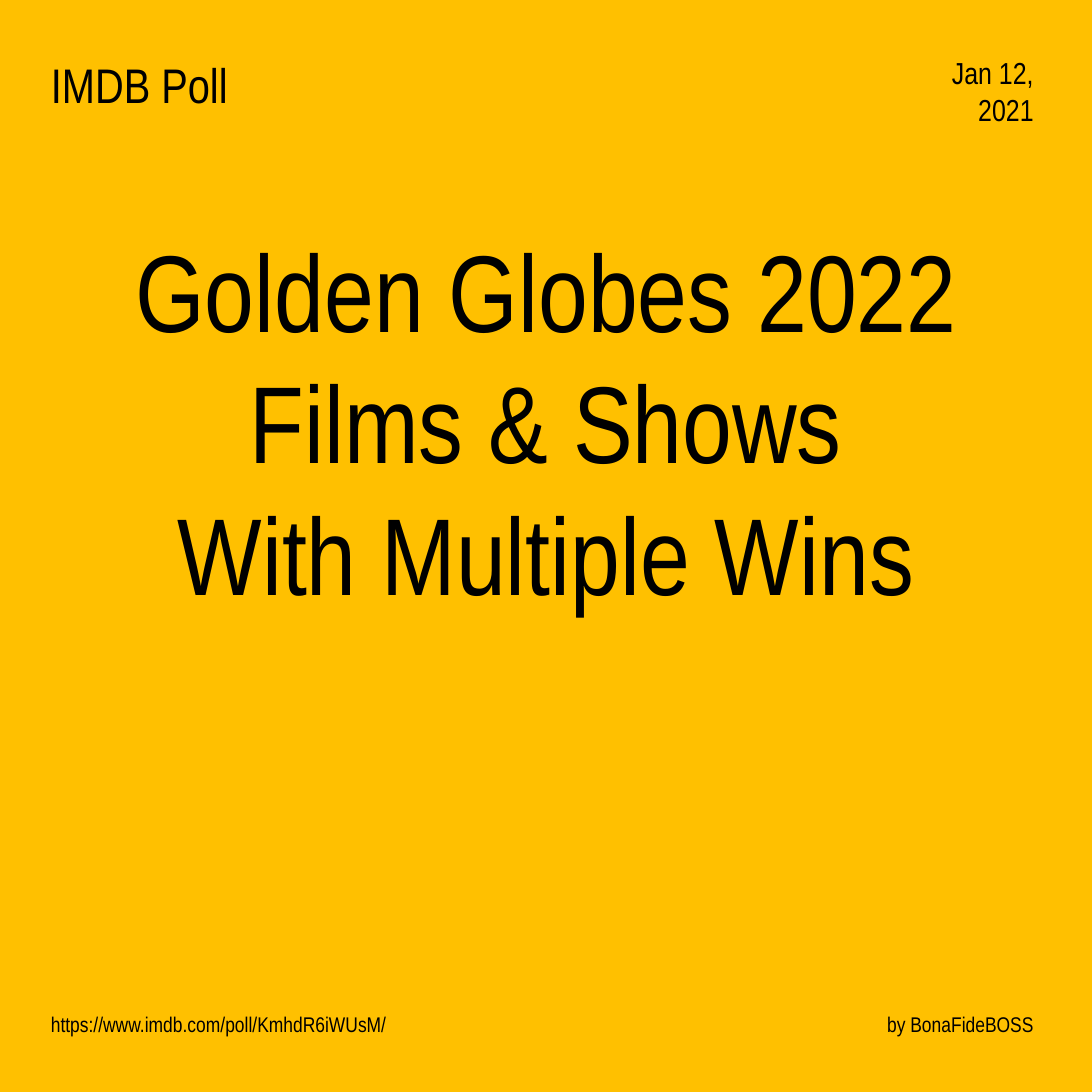
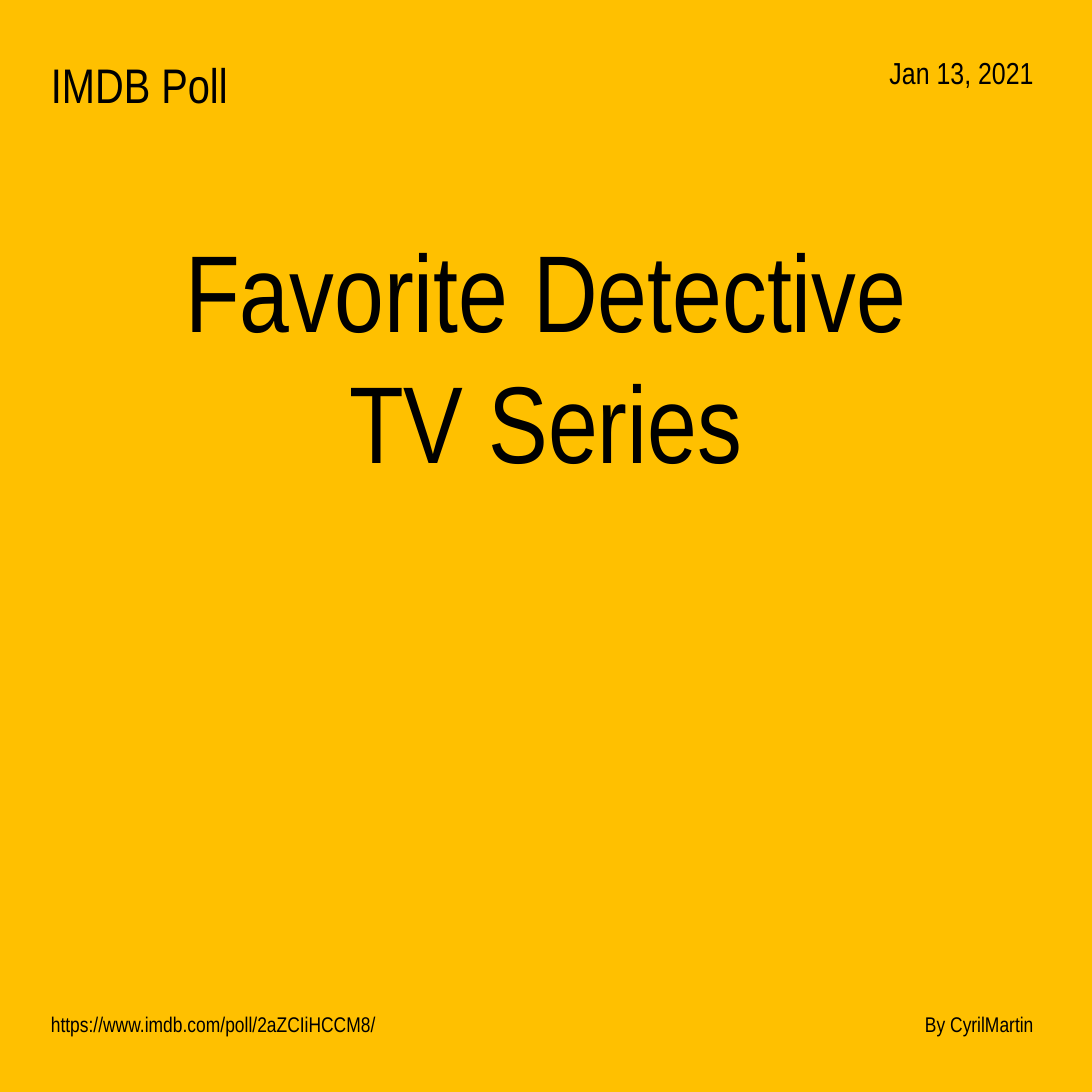
Before and after one commit to BonaFideBOSS/imdbpolls, a slide deck: slide 1 of social/instagram - titles.pptx. Drawn at 1092x1092 pixels with LibreOffice and Linux fonts; fonts in the diff are those of the drawing. Boxes give left, top, right and bottom in pixels: in the first picture for what was removed or moved away, otherwise in the second. Text is boxed around its words. In the diff, an @@ line names an element or a change of style, - is before the commit and + after.

```diff
--- a/social/instagram - titles.pptx
+++ b/social/instagram - titles.pptx
@@ text at [889,62,1033,88]: text changed @@
-Jan 12, 2021
+Jan 13, 2021
@@ text at [185,253,906,464]: text changed @@
-Golden Globes 2022
-Films & Shows
-With Multiple Wins
+Favorite Detective
+TV Series
@@ text at [51,1016,376,1037]: text changed @@
-https://www.imdb.com/poll/KmhdR6iWUsM/
+https://www.imdb.com/poll/2aZCIiHCCM8/
@@ text at [925,1016,1033,1037]: text changed @@
-by BonaFideBOSS
+By CyrilMartin
```
